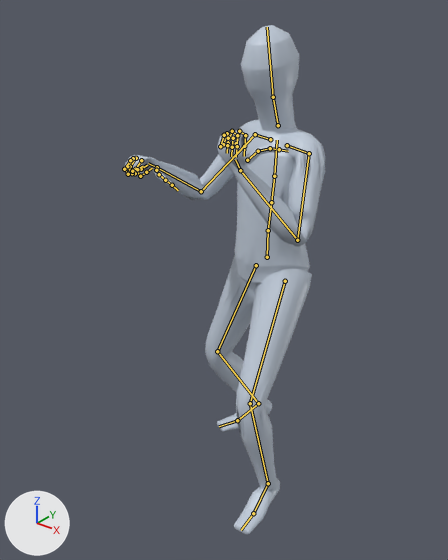
What one commit did to the glTF model app/assets/anims/Base/two_hand_block.glb.
One viewpoint serves both versions: a 50 mm camera at (1.141, -1.689, 1.828) aimed at (-0.111, -0.124, 0.858). The axes (+X, +Y, +Z) are drawn at lower left. The lights are the same throughout. The older version comes first. Both versions are drawn at frame 21 of the action 'Animation'; the numbers are the values there. The bones that change, and the others that lie on the model, are drawn over the model as lines.

In view in the first picture: 'Body_human_male'.
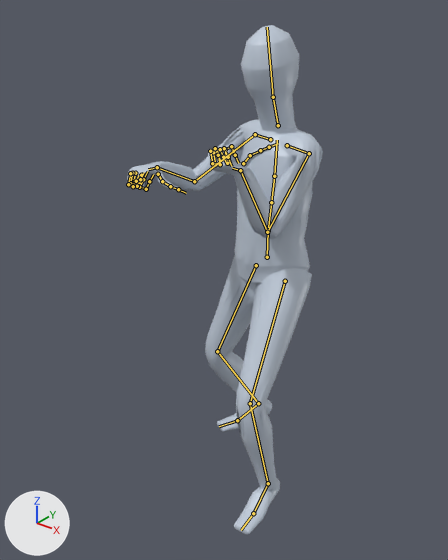
The change, as JSON lines over the scene's bpy script:
```json
{"block": "bone_mixamorig_leftarm", "where": "bone_mixamorig_leftarm = bpy.data.objects['Armature'].pose.bones['mixamorig:LeftArm']  # child of 'mixamorig:LeftShoulder'"}
{"op": "set", "path": "bone_mixamorig_leftarm.rotation_quaternion", "old": "(0.815, -0.517, -0.19, -0.178)", "new": "(0.627, -0.724, -0.249, -0.148)", "note": "degrees (-63, -30, -6) -> degrees (-102, -32, 12)"}
{"block": "bone_mixamorig_lefthand", "where": "bone_mixamorig_lefthand = bpy.data.objects['Armature'].pose.bones['mixamorig:LeftHand']  # child of 'mixamorig:LeftForeArm'"}
{"op": "set", "path": "bone_mixamorig_lefthand.rotation_quaternion", "old": "(0.725, 0.116, -0.667, -0.126)", "new": "(0.795, 0.213, -0.52, 0.227)", "note": "degrees (76, -70, -77) -> degrees (16, -68, 21)"}
{"block": "bone_mixamorig_rightarm", "where": "bone_mixamorig_rightarm = bpy.data.objects['Armature'].pose.bones['mixamorig:RightArm']  # child of 'mixamorig:RightShoulder'"}
{"op": "set", "path": "bone_mixamorig_rightarm.rotation_quaternion", "old": "(0.795, -0.487, 0.158, 0.325)", "new": "(0.845, -0.387, 0.118, 0.35)", "note": "degrees (-55, 35, 26) -> degrees (-40, 28, 35)"}
{"block": "bone_mixamorig_righthand", "where": "bone_mixamorig_righthand = bpy.data.objects['Armature'].pose.bones['mixamorig:RightHand']  # child of 'mixamorig:RightForeArm'"}
{"op": "set", "path": "bone_mixamorig_righthand.rotation_quaternion", "old": "(0.895, 0.034, -0.439, -0.07)", "new": "(0.921, -0.121, -0.315, -0.192)", "note": "degrees (11, -51, -14) -> degrees (-8, -39, -21)"}
```

What differs and where, as boxes [x1, y1, x2, y2] in the pictures (448 x 560 px):
```json
{"object": "Body_human_male", "change": "posed", "before": [123, 25, 325, 534], "after": [127, 25, 323, 534]}
{"bone": "mixamorig:LeftArm", "before": "(309, 153) to (297, 240)", "after": "(309, 153) to (267, 232)"}
{"bone": "mixamorig:LeftHand", "before": "(240, 170) to (235, 159)", "after": "(240, 170) to (232, 168)"}
{"bone": "mixamorig:RightArm", "before": "(255, 134) to (201, 191)", "after": "(255, 134) to (194, 181)"}
{"bone": "mixamorig:RightHand", "before": "(157, 167) to (148, 163)", "after": "(157, 167) to (148, 169)"}
```
